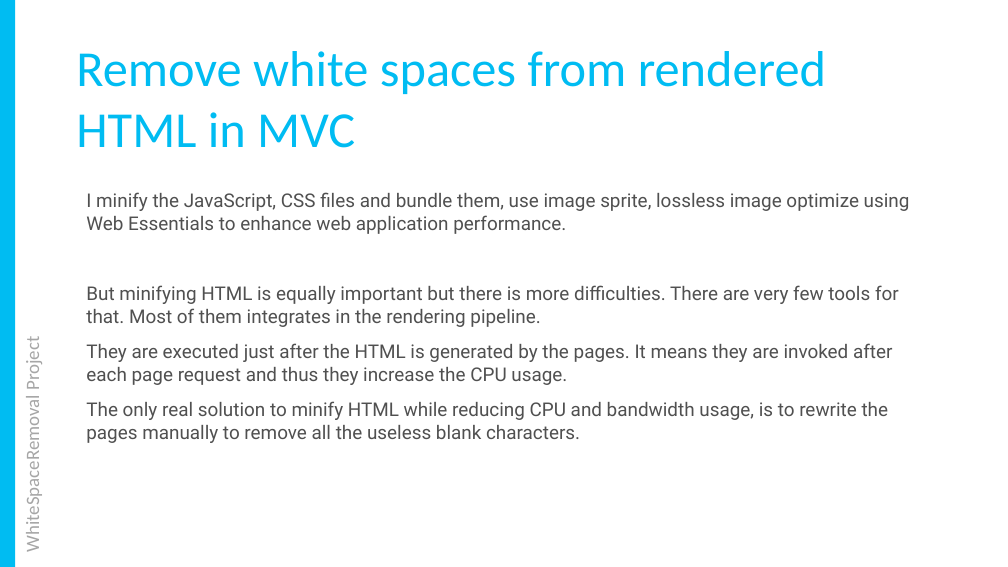
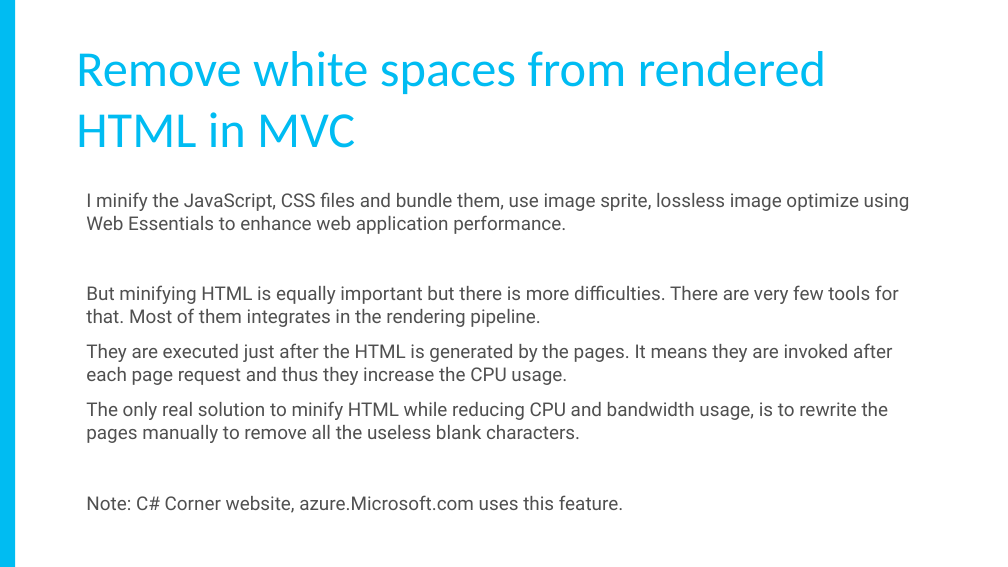
Before and after one commit to yadavavijay/tips-tricks, a slide deck: slide 8 of Slides.pptx. Drawn at 1008x567 pixels with LibreOffice and Linux fonts; fonts in the diff are those of the drawing. Boxes give left, top, right and bottom in pixels: in the first picture for what was removed or moved away, otherwise in the second. Text is boxed around its words. In the diff, an @@ line names an element or a change of style, - is before the commit and + after.

```diff
--- a/Slides.pptx
+++ b/Slides.pptx
@@ text removed at (21, 341, 44, 548) @@
-WhiteSpaceRemoval Project
@@ text at (86, 495, 623, 513): paragraph added @@
+Note: C# Corner website, azure.Microsoft.com uses this feature.
```
Also in this commit, not shown: 3 other slides changed.
